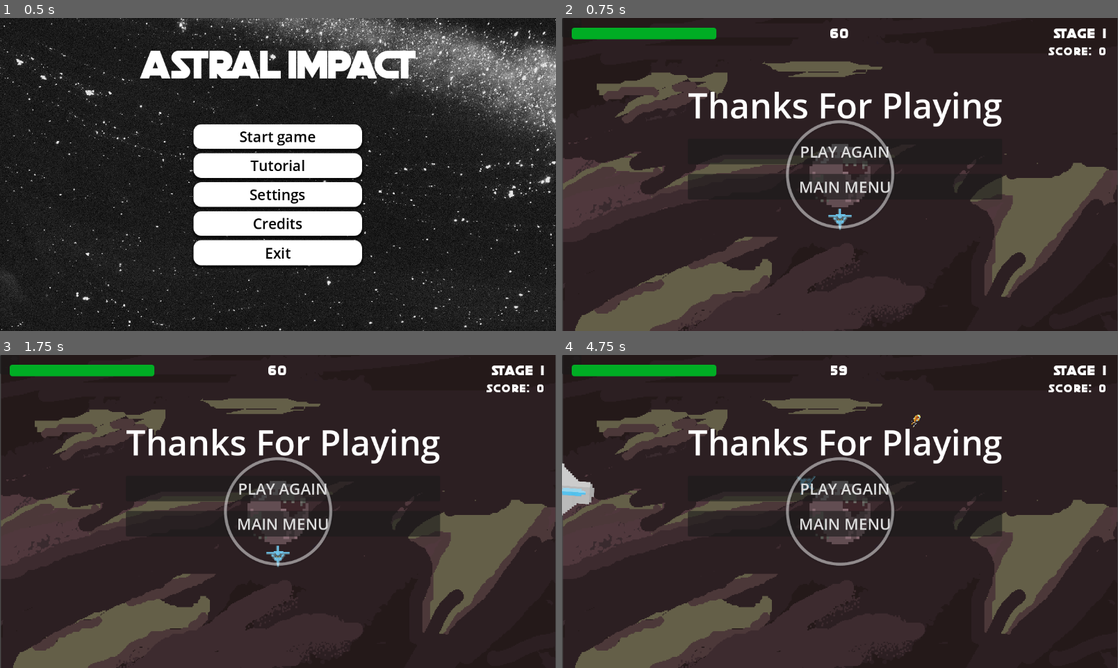
Above: before the commit, frames 1-4 (two rows, left to right).
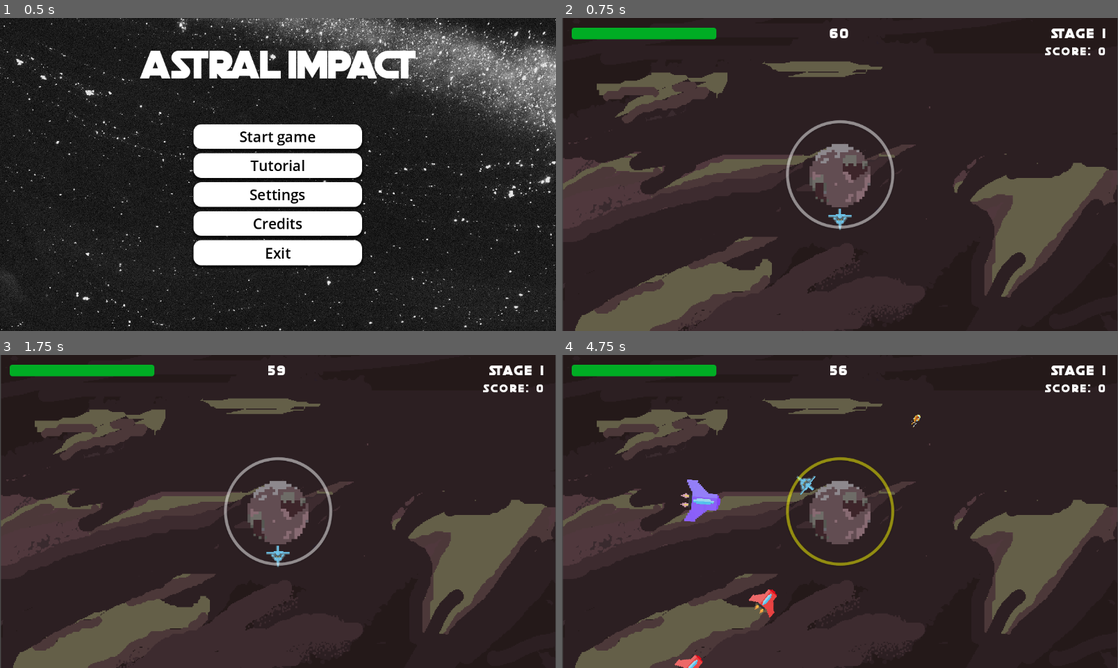
Above: after the commit, the same moments.

Repository: Affirmadrip/orbital-shield-defense
Game: Godot game, scene res://scenes/main_menu.tscn
Same seed, same stepped clock (60 frames per second), same inputs: the game is played once before the commit and once after it.
Inputs (mouse positions are in pixels of both pictures, inside the frame that each line leads up to):
- Up to frame 1 (0.5 s): no input
- Up to frame 2 (0.75 s): click "Start game" at 0.5 s
- Up to frame 3 (1.75 s): click (283, 489) at 1.25 s, where only the run before the commit has a clickable "PLAY AGAIN"
- Up to frame 4 (4.75 s): click (845, 489) at 2 s, where only the run before the commit has a clickable "PLAY AGAIN"; click (845, 489) at 2.75 s, where only the run before the commit has a clickable "PLAY AGAIN"; hold D (Fly_right) 3.53-4.28 s; hold Shift (Fly_Faster) 3.53-4.28 s; hold A (Fly_left) from 4.28 s (still down); tap Space (Shoot) at 4.35 s

Frame 1 is identical in both runs. In frame 2, 4.8% of the frame differs, in the area x 0-98%, y 0-58%; in frame 3, 4.9%; in frame 4, 6.8%, in the area x 0-98%, y 0-100%.

Commit message:
Fixed score overflow on display TT

Diff:
--- a/scenes/stage.tscn
+++ b/scenes/stage.tscn
@@ -28,7 +28,7 @@
 
 [sub_resource type="FontVariation" id="FontVariation_spacing"]
 base_font = ExtResource("8_font")
-spacing_glyph = 3
+spacing_glyph = 4
 spacing_space = 9
 
 [node name="Stage" type="Node2D" groups=["stage"]]
@@ -108,7 +108,7 @@
 offset_bottom = 81.0
 theme_override_fonts/font = SubResource("FontVariation_spacing")
 theme_override_font_sizes/font_size = 22
-text = "Score: 0"
+text = "Score 0"
 horizontal_alignment = 2
 
 [node name="Center" type="Marker2D" parent="."]
@@ -201,6 +201,7 @@
 text = "MAIN MENU"
 
 [node name="Clear stage 2" type="Panel" parent="."]
+visible = false
 offset_right = 40.0
 offset_bottom = 40.0
 
@@ -223,7 +224,8 @@
 layout_mode = 2
 size_flags_horizontal = 4
 theme_override_font_sizes/font_size = 72
-text = "Thanks For Playing"
+text = "Stage 2 Clear
+Thanks For playing"
 horizontal_alignment = 1
 
 [node name="PlayAgainButton" type="Button" parent="Clear stage 2/VBoxContainer"]
